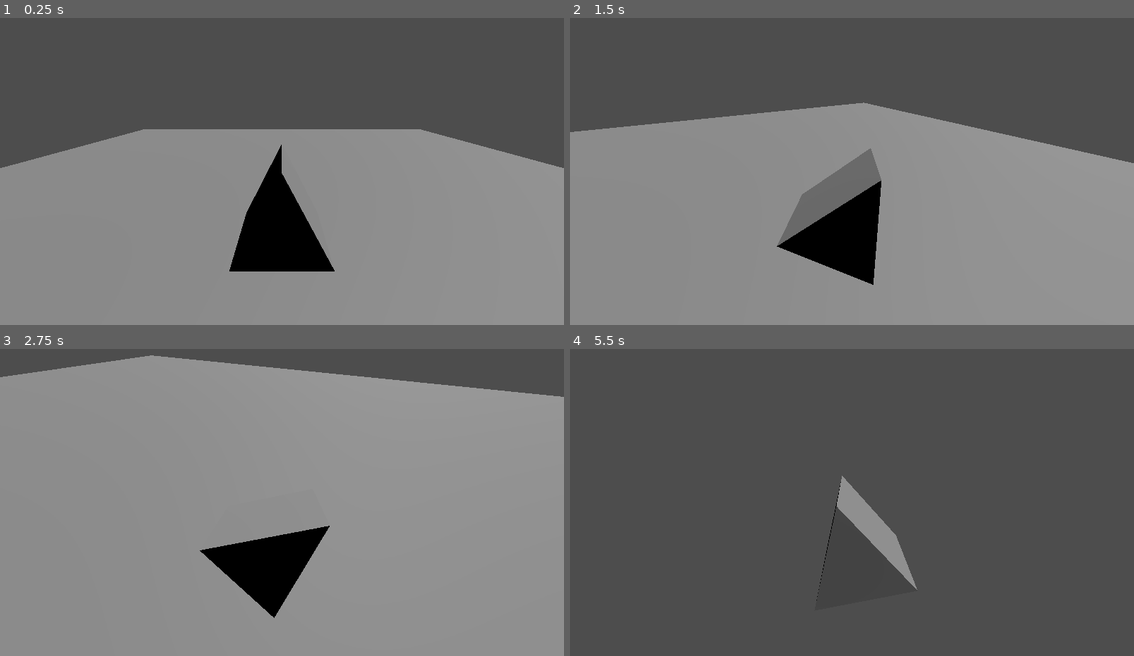
Above: before the commit, frames 1-4 (two rows, left to right).
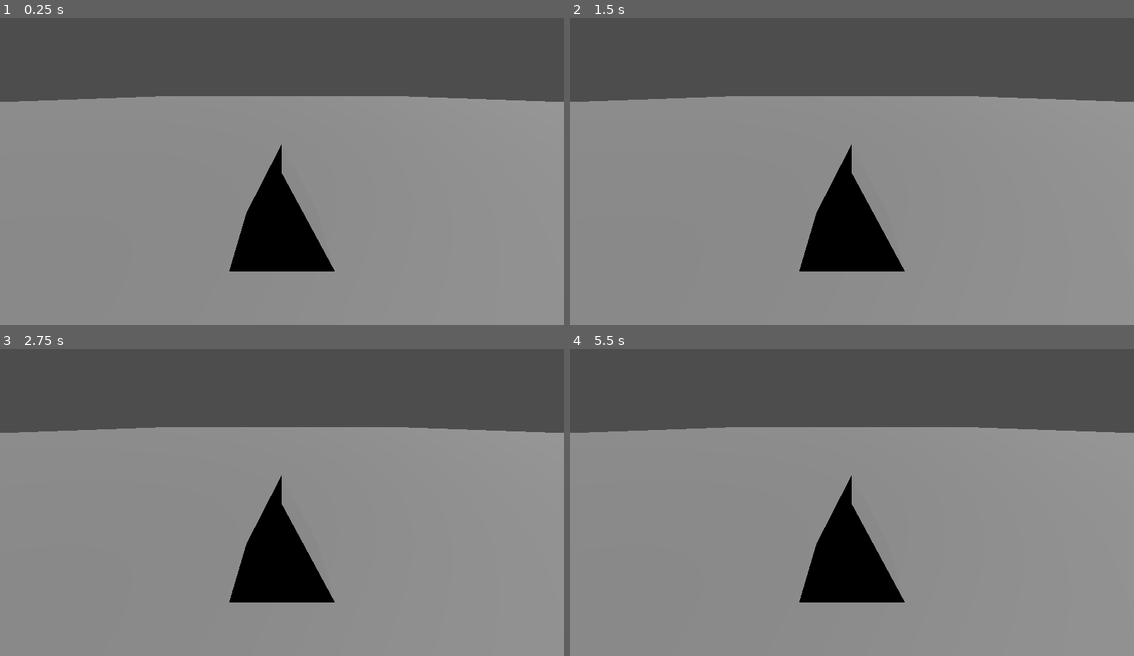
Above: after the commit, the same moments.

Repository: samuelFNK/space-mountain
Game: Godot game, scene res://world/test_world/test_level_1.tscn
The game is run twice, just before and just after one commit, with the same random seed, the same clock (stepped at 60 frames per second) and the same inputs.
Inputs:
- Up to frame 1 (0.25 s): no input
- Up to frame 2 (1.5 s): tap Enter at 0.5 s; hold D (roll_right) 0.53-1.28 s; hold W (pitch_down) from 1.28 s (still down)
- Up to frame 3 (2.75 s): release W (pitch_down) at 2.03 s; hold D (roll_right) from 2.03 s (still down)
- Up to frame 4 (5.5 s): release D (roll_right) at 2.78 s; hold S (pitch_up) 2.78-3.53 s; hold A (roll_left) 3.53-5.03 s; hold W (pitch_down) from 5.03 s (still down)

The runs differ from the first frame. In frame 1, 13% of the frame differs, in the area x 0-100%, y 25-49%; in frame 2, 12%; in frame 3, 21%; in frame 4, 73%, in the area x 0-100%, y 25-100%.

Commit message:
basic flying functionality with some physics and logic. Minimal visuals.

Diff:
--- a/player/ship_1/ship_1.gd
+++ b/player/ship_1/ship_1.gd
@@ -11,6 +11,7 @@
 
 var current_speed:float = 0
 var target_speed:float = 0
+var grounded:bool = false
 
 var vel:Vector3 = Vector3.ZERO
 var turn_input:float = 0
@@ -19,10 +20,17 @@
 func get_input(delta:float):
 	if Input.is_action_pressed("throttle_up"):
 		target_speed = min(current_speed + throttle_delta * delta, max_speed)
-	if Input.is_action_pressed("pitch_down"):
-		target_speed = max(current_speed - throttle_delta * delta, min_speed)
-	turn_input = Input.get_action_strength("roll_left") - Input.get_action_strength("roll_right")
-	pitch_input = Input.get_action_strength("pitch_up") - Input.get_action_strength("pitch_down")
+	if Input.is_action_pressed("throttle_down"):
+		var min_limit:float = 0.0 if grounded else min_speed
+		target_speed = max(current_speed - throttle_delta * delta, min_limit)
+	turn_input = 0
+	if current_speed > 0.5:
+		turn_input = Input.get_action_strength("roll_left") - Input.get_action_strength("roll_right")
+	pitch_input = 0
+	if not grounded:
+		pitch_input -= Input.get_action_strength("pitch_down")
+	if current_speed >= 1:
+		pitch_input += Input.get_action_strength("pitch_up")
 
 func _physics_process(delta:float) -> void:
 	get_input(delta)
@@ -31,9 +39,22 @@
 	transform.basis = transform.basis.rotated(transform.basis.x, pitch_input * pitch_speed * delta)
 	#ROTATION
 	transform.basis = transform.basis.rotated(Vector3.UP, turn_input * turn_speed * delta)
-	$MeshInstance3D.rotation.z = lerp($MeshInstance3D.rotation.z, turn_input, level_speed * delta)
+	if grounded:
+		$MeshInstance3D.rotation.z = 0
+	else:
+		$MeshInstance3D.rotation.z = lerp($MeshInstance3D.rotation.z, turn_input, level_speed * delta)
 	#VELOCITY
 	current_speed = lerp(current_speed, target_speed, acceleration * delta)
 	vel = -transform.basis.z * current_speed
 	velocity = vel
+
+	if is_on_floor():
+		if not grounded:
+			rotation.x = 0
+		grounded = true
+		vel.y -= 1
+		velocity = vel
+	else:
+		grounded = false
+
 	move_and_slide()
--- a/world/test_world/test_level_1.tscn
+++ b/world/test_world/test_level_1.tscn
@@ -11,15 +11,15 @@
 [node name="StaticBody3D" type="StaticBody3D" parent="." unique_id=2104514543]
 
 [node name="CollisionShape3D" type="CollisionShape3D" parent="StaticBody3D" unique_id=355064373]
-transform = Transform3D(2, 0, 0, 0, 2, 0, 0, 0, 2, 0, 0, 0)
+transform = Transform3D(5, 0, 0, 0, 5, 0, 0, 0, 5, 0, 0, 0)
 shape = SubResource("WorldBoundaryShape3D_k1h3c")
 
 [node name="MeshInstance3D" type="MeshInstance3D" parent="StaticBody3D" unique_id=442819635]
-transform = Transform3D(20, 0, 0, 0, 20, 0, 0, 0, 20, 0, 0, 0)
+transform = Transform3D(50, 0, 0, 0, 50, 0, 0, 0, 50, 0, 0, 0)
 mesh = SubResource("PlaneMesh_nge8n")
 
 [node name="Ship_1" parent="." unique_id=1582411212 instance=ExtResource("1_nge8n")]
-transform = Transform3D(1, 0, 0, 0, 1, 0, 0, 0, 1, 0, 4, 8)
+transform = Transform3D(1, 0, 0, 0, 1, 0, 0, 0, 1, 0, 0.5, 44)
 
 [node name="DirectionalLight3D" type="DirectionalLight3D" parent="." unique_id=141619739]
 transform = Transform3D(0.8660254, -2.1855694e-08, 0.5, -0.5, -3.7855173e-08, 0.8660254, 0, -1, -4.371139e-08, 0, 6, 0)
